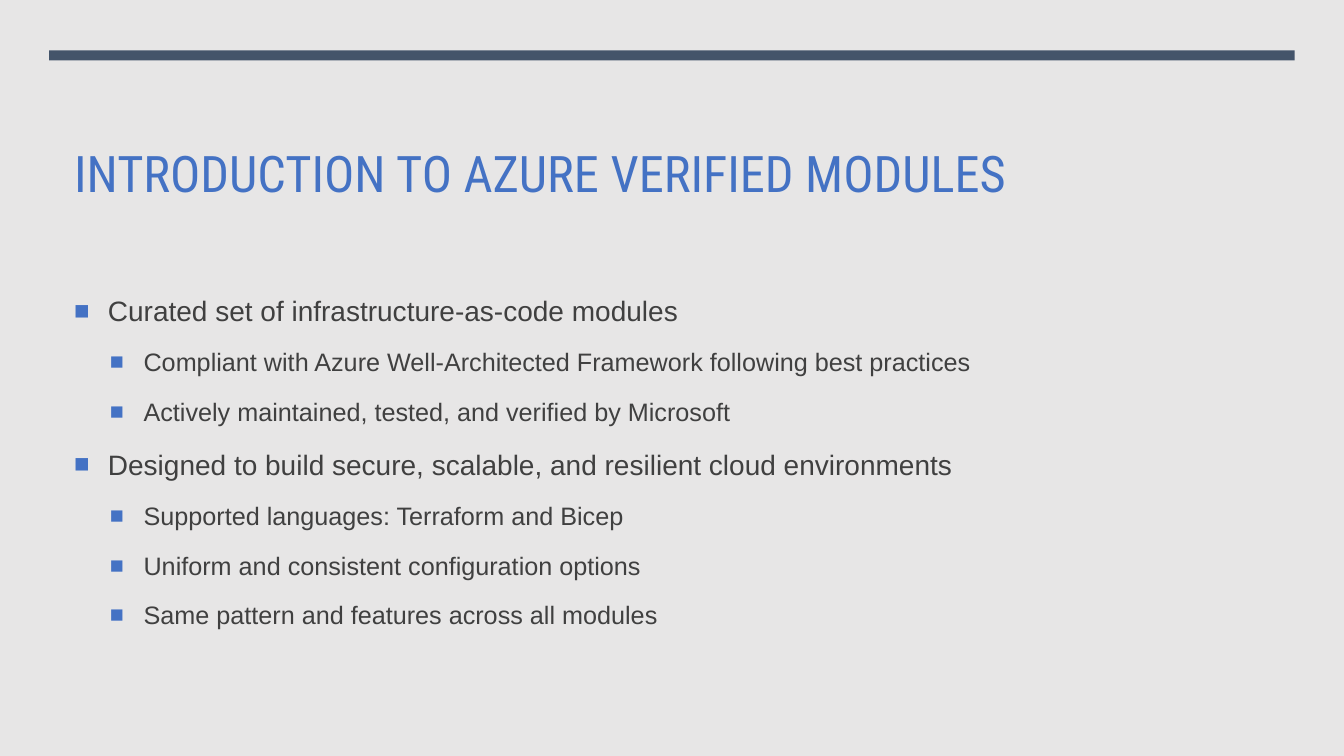
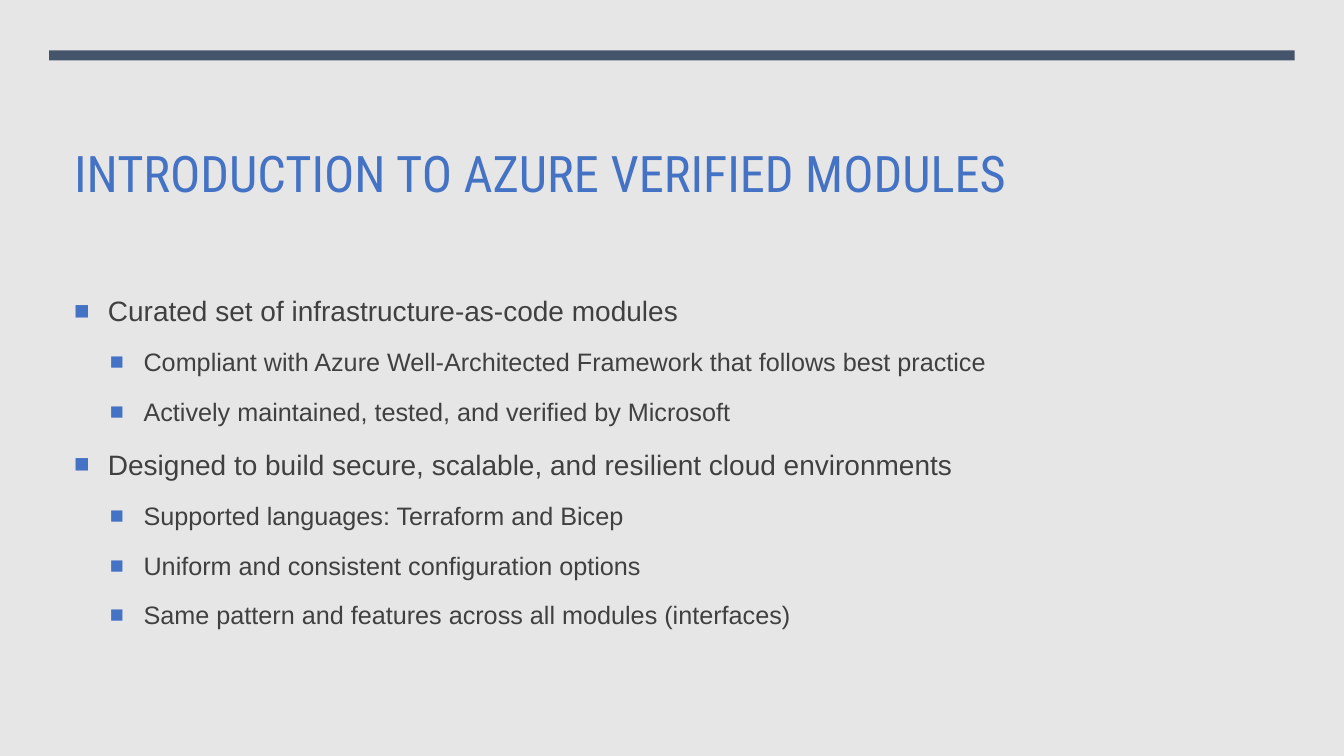
Before and after one commit to Pwd9000-ML/Azure-Verified-Modules, a slide deck: slide 3 of assets/Azure_Verified_Modules_2024.pptx. Drawn at 1344x756 pixels with LibreOffice and Linux fonts; fonts in the diff are those of the drawing. Boxes give left, top, right and bottom in pixels: in the first picture for what was removed or moved away, otherwise in the second. Text is boxed around its words. In the diff, an @@ line names an element or a change of style, - is before the commit and + after.

```diff
--- a/assets/Azure_Verified_Modules_2024.pptx
+++ b/assets/Azure_Verified_Modules_2024.pptx
@@ text at [144,352,985,376]: text changed @@
-  ■ Compliant with Azure Well-Architected Framework following best practices
+  ■ Compliant with Azure Well-Architected Framework that follows best practice
@@ text at [144,605,790,629]: text changed @@
-  ■ Same pattern and features across all modules
+  ■ Same pattern and features across all modules (interfaces)
```
Also in this commit, not shown: 3 other slides changed.
